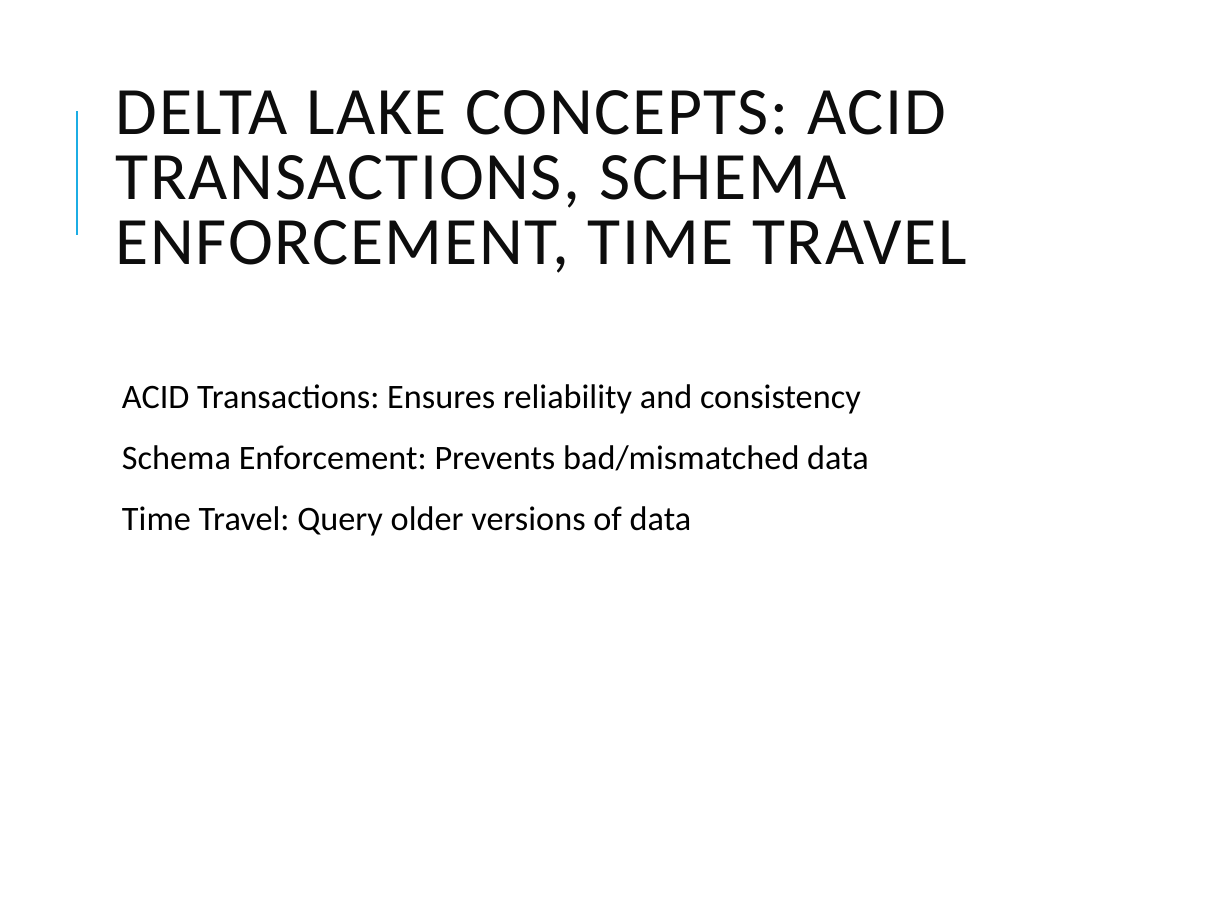
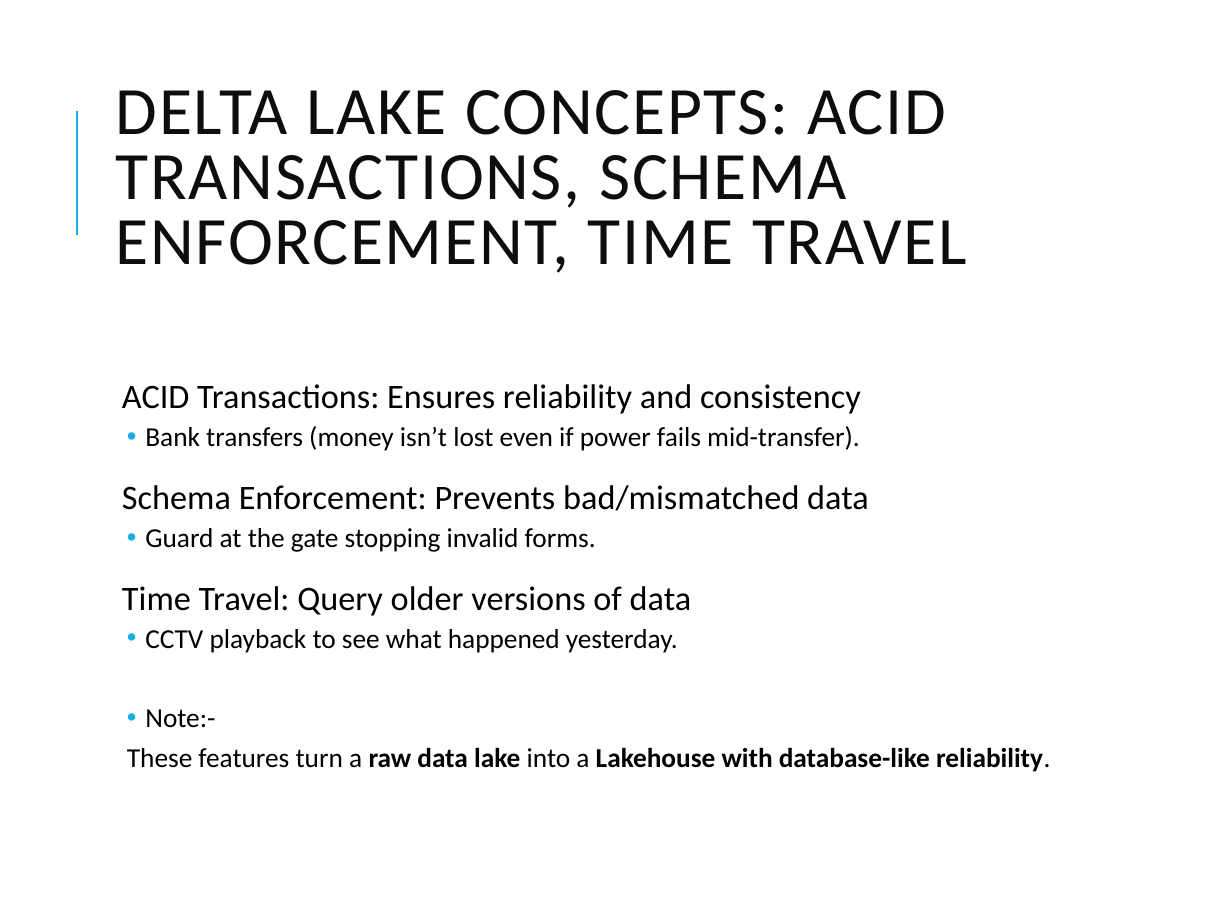
Before and after one commit to vikash-verma-profile/DE-Content-WithSnowflakes, a slide deck: slide 5 of Week-2/Day-1/Delta_Lake.pptx (slide 4 before the commit). Drawn at 1232x924 pixels with LibreOffice and Linux fonts; fonts in the diff are those of the drawing. Boxes give left, top, right and bottom in pixels: in the first picture for what was removed or moved away, otherwise in the second. Text is boxed around its words. In the diff, an @@ line names an element or a change of style, - is before the commit and + after.

```diff
--- a/Week-2/Day-1/Delta_Lake.pptx
+++ b/Week-2/Day-1/Delta_Lake.pptx
@@ text at (145,426,860,451): paragraph added @@
+  • Bank transfers (money isn’t lost even if power fails mid-transfer).
@@ text at (145,528,596,552): paragraph added @@
+  • Guard at the gate stopping invalid forms.
@@ text at (127,629,1050,772): paragraphs added @@
+  • CCTV playback to see what happened yesterday.
+  • Note:-
+  These features turn a raw data lake into a Lakehouse with database-like reliability.
```
Also in this commit, not shown: 6 other slides changed, 5 slides added, 7 other files.
